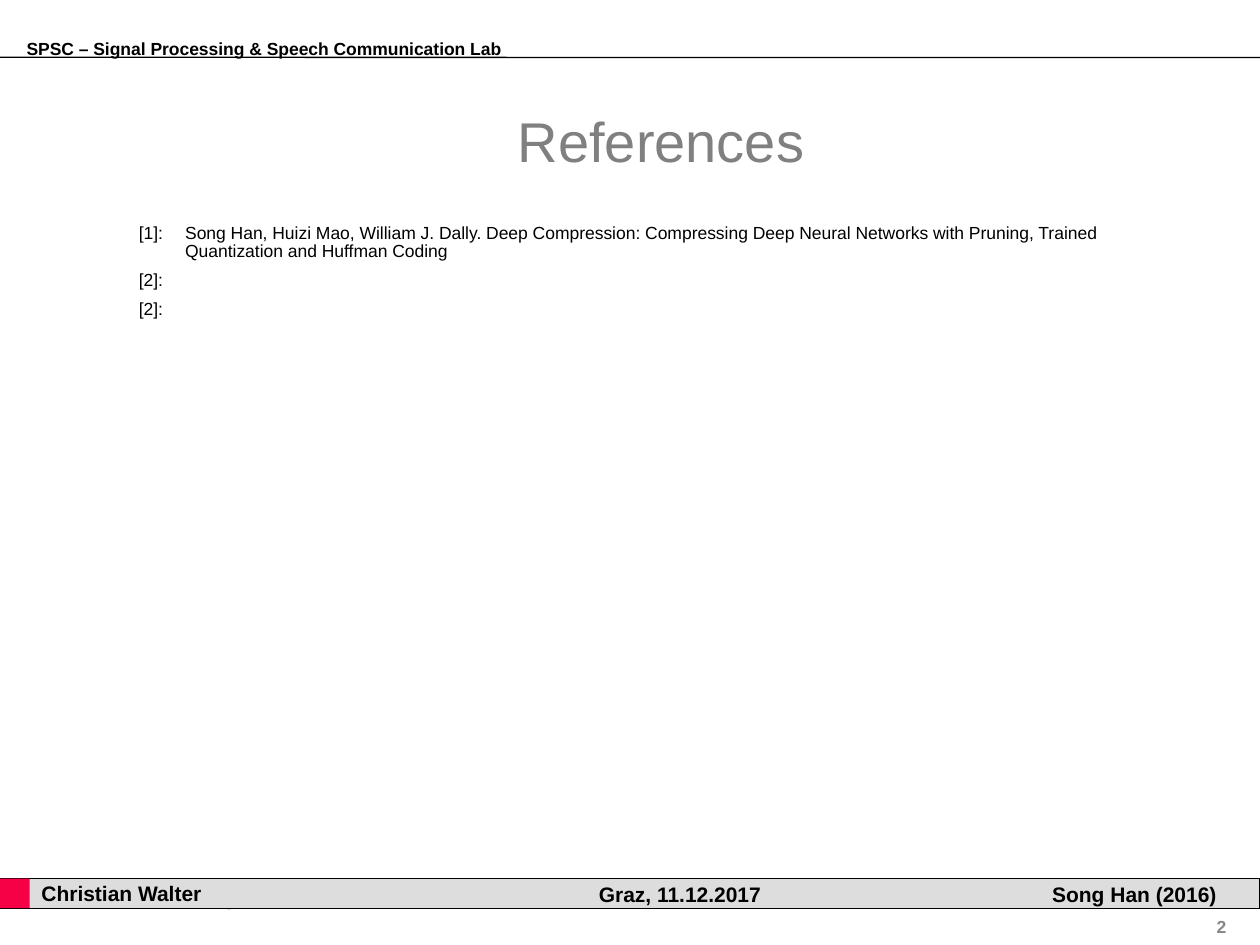
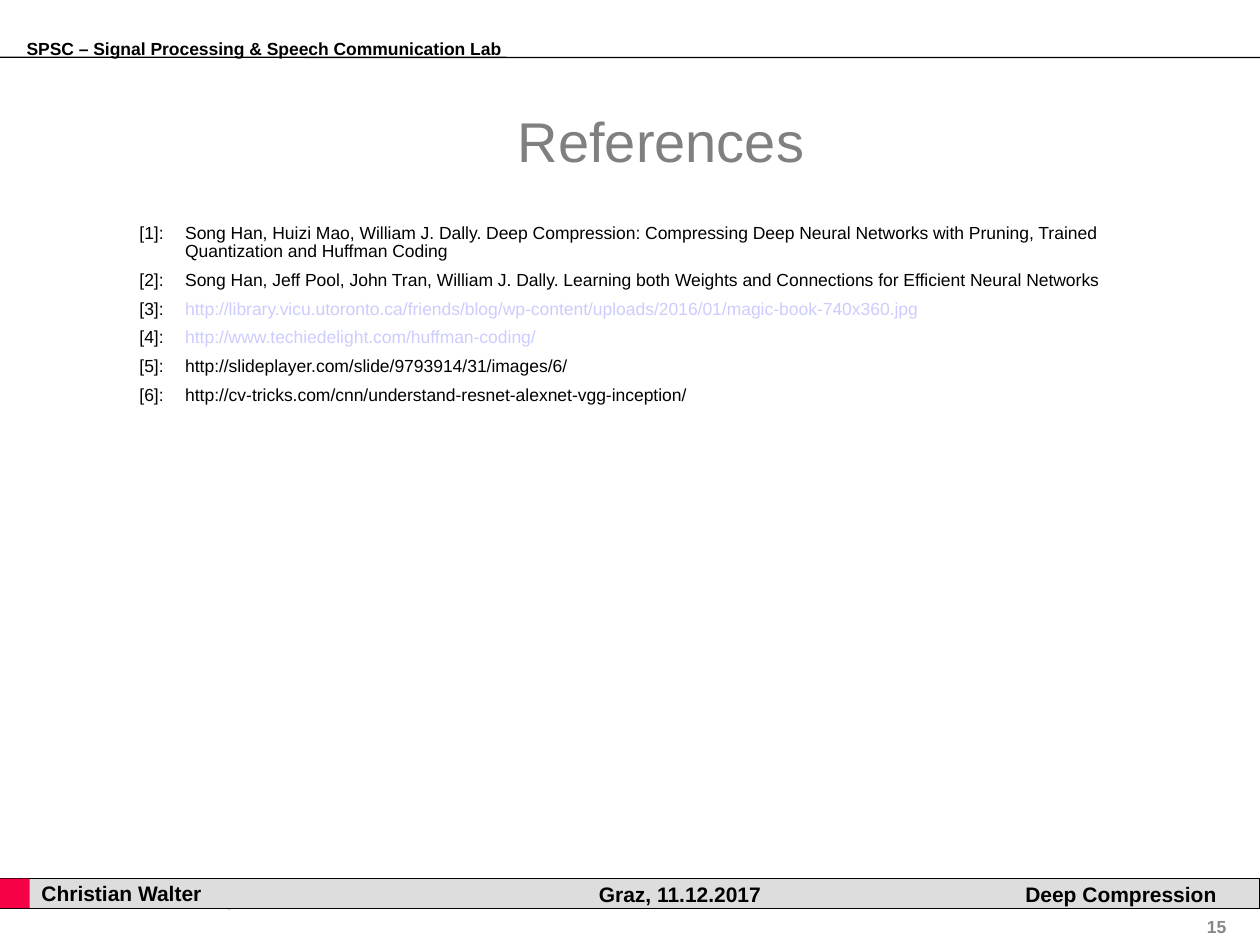
Before and after one commit to gartenschlaefer/present, a slide deck: slide 15 of han2016_deep_compression/han2015_Deep_Compression.ppt (slide 2 before the commit). Drawn at 1260x945 pixels with LibreOffice and Linux fonts; fonts in the diff are those of the drawing; background and template pictures are left out. Boxes give left, top, right and bottom in pixels: in the first picture for what was removed or moved away, otherwise in the second. Text is boxed around its words. In the diff, an @@ line names an element or a change of style, - is before the commit and + after.

```diff
--- a/han2016_deep_compression/han2015_Deep_Compression.ppt
+++ b/han2016_deep_compression/han2015_Deep_Compression.ppt
@@ text at <box>139,226,1097,261</box>: indent changed @@
@@ text at <box>139,273,1099,405</box>: text changed @@
-[2]:
-[2]:
+[2]: Song Han, Jeff Pool, John Tran, William J. Dally. Learning both Weights and Connections for Efficient Neural Networks
+[3]: http://library.vicu.utoronto.ca/friends/blog/wp-content/uploads/2016/01/magic-book-740x360.jpg
+[4]: http://www.techiedelight.com/huffman-coding/
+[5]: http://slideplayer.com/slide/9793914/31/images/6/
+[6]: http://cv-tricks.com/cnn/understand-resnet-alexnet-vgg-inception/
@@ text at <box>1025,886,1216,906</box>: text changed @@
-Song Han (2016)
+Deep Compression
@@ page number at <box>1207,921,1226,933</box>: text changed @@
-2
+15
```
Also in this commit, not shown: 14 slides added, 1 slide removed, 27 other files.
